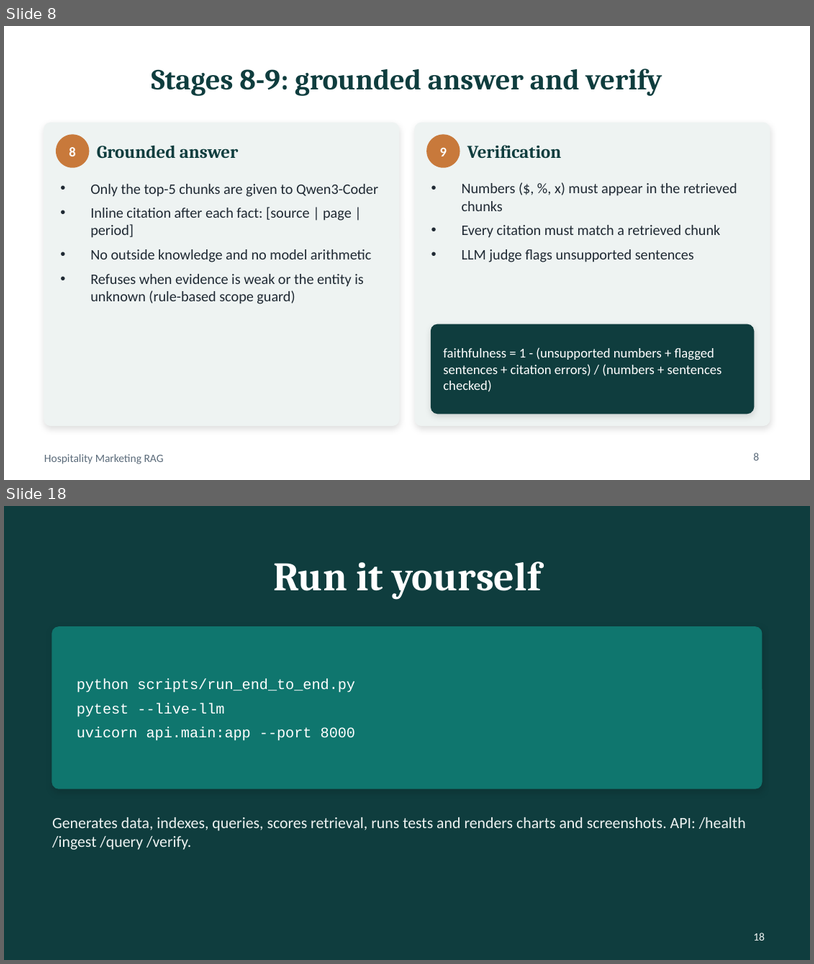
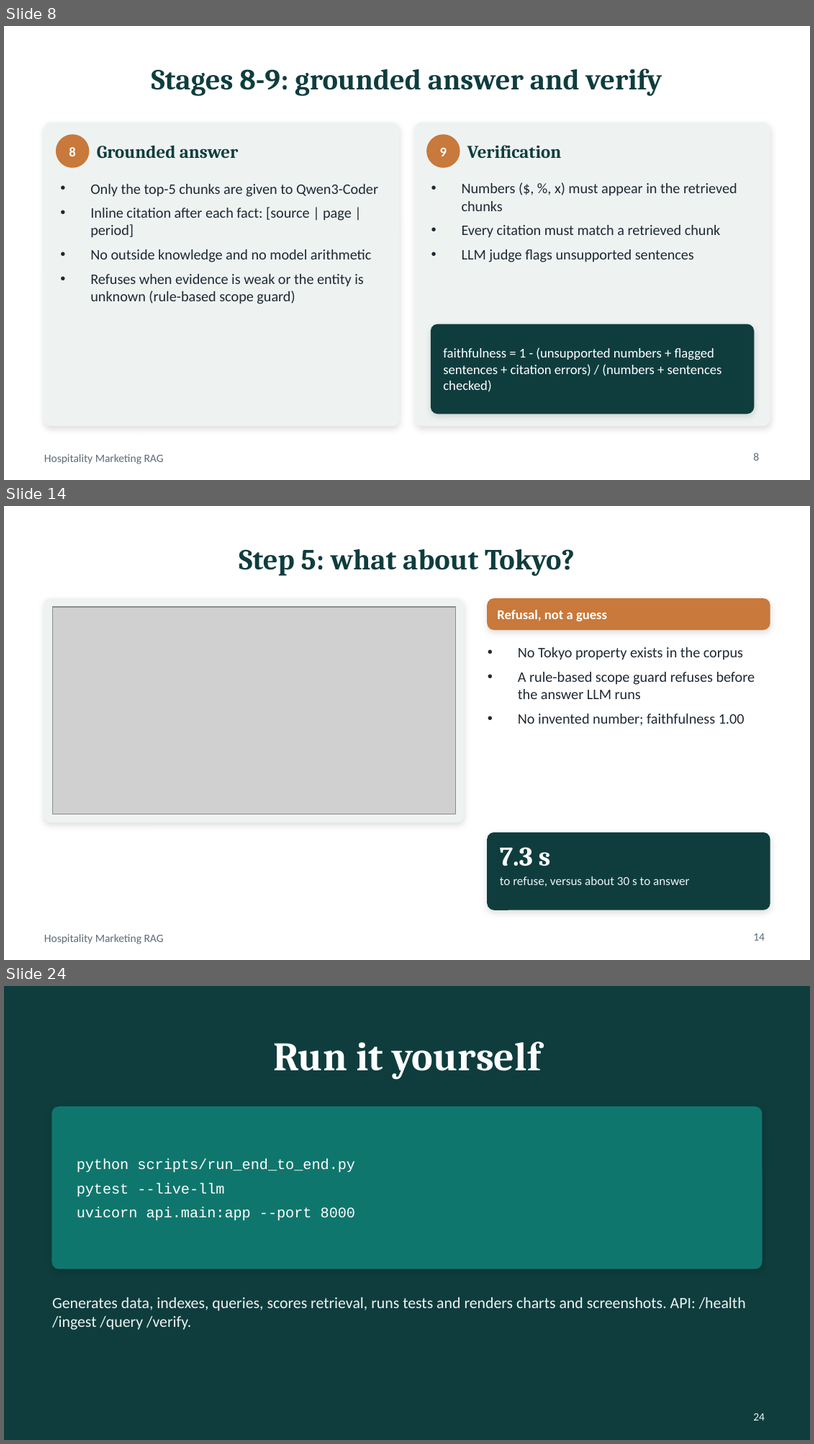
Before and after one commit to ramakrishnakandipati/RAG_Agent, a slide deck: hosiptality_marketing_rag/presentation/Hospitality_RAG_Presentation.pptx. Shown one above the other, each under a label of ours: slides 8 and 18 before the commit, slides 8, 14 and 24 after it; the slides between them are not shown. The pictures are 814x964 and 814x1444 pixels, drawn with LibreOffice and Linux fonts; fonts in the diff are those of the drawing; grey boxes stand for pictures. Boxes give left, top, right and bottom in pixels: in the first picture for what was removed or moved away, otherwise in the second. Text is boxed around its words. In the diff, an @@ line names an element or a change of style, - is before the commit and + after.

```diff
--- a/hosiptality_marketing_rag/presentation/Hospitality_RAG_Presentation.pptx
+++ b/hosiptality_marketing_rag/presentation/Hospitality_RAG_Presentation.pptx
@@ slide 14 added at [4,506,810,960], background #FFFFFF; not listed: 1 template element that a slide beside it also shows @@
@@ title added at [239,549,575,576], 26 pt, text #0F3D3E, bold @@
+Step 5: what about Tokyo?
@@ rounded rectangle added at [44,599,463,822], fill #EEF3F2, outline #EEF3F2 1 pt @@
@@ picture added at [52,607,455,814] @@
@@ rounded rectangle added at [488,599,770,629], fill #C8793B, outline #C8793B 1 pt @@
@@ text added at [497,610,607,621], 12 pt, text #FFFFFF, bold @@
+Refusal, not a guess
@@ text added at [518,647,756,726], 13 pt, text #1F2933 @@
+• No Tokyo property exists in the corpus
+• A rule-based scope guard refuses before the answer LLM runs
+• No invented number; faithfulness 1.00
@@ rounded rectangle added at [488,833,770,909], fill #0F3D3E, outline #0F3D3E 1 pt @@
@@ text added at [500,847,551,866], 24 pt, text #FFFFFF, bold @@
+7.3 s
@@ text added at [500,876,689,886], 11 pt, text #EEF3F2 @@
+to refuse, versus about 30 s to answer
@@ page number added at [754,933,765,940], 10 pt, text #5B6B7A @@
+14
@@ what was slide 18 is now slide 24 @@
@@ page number at [754,1413,765,1420]: text changed @@
-18
+24
```
Also in this commit, not shown: 4 slides changed, 10 other slides added, 5 slides removed, 11 other files.
